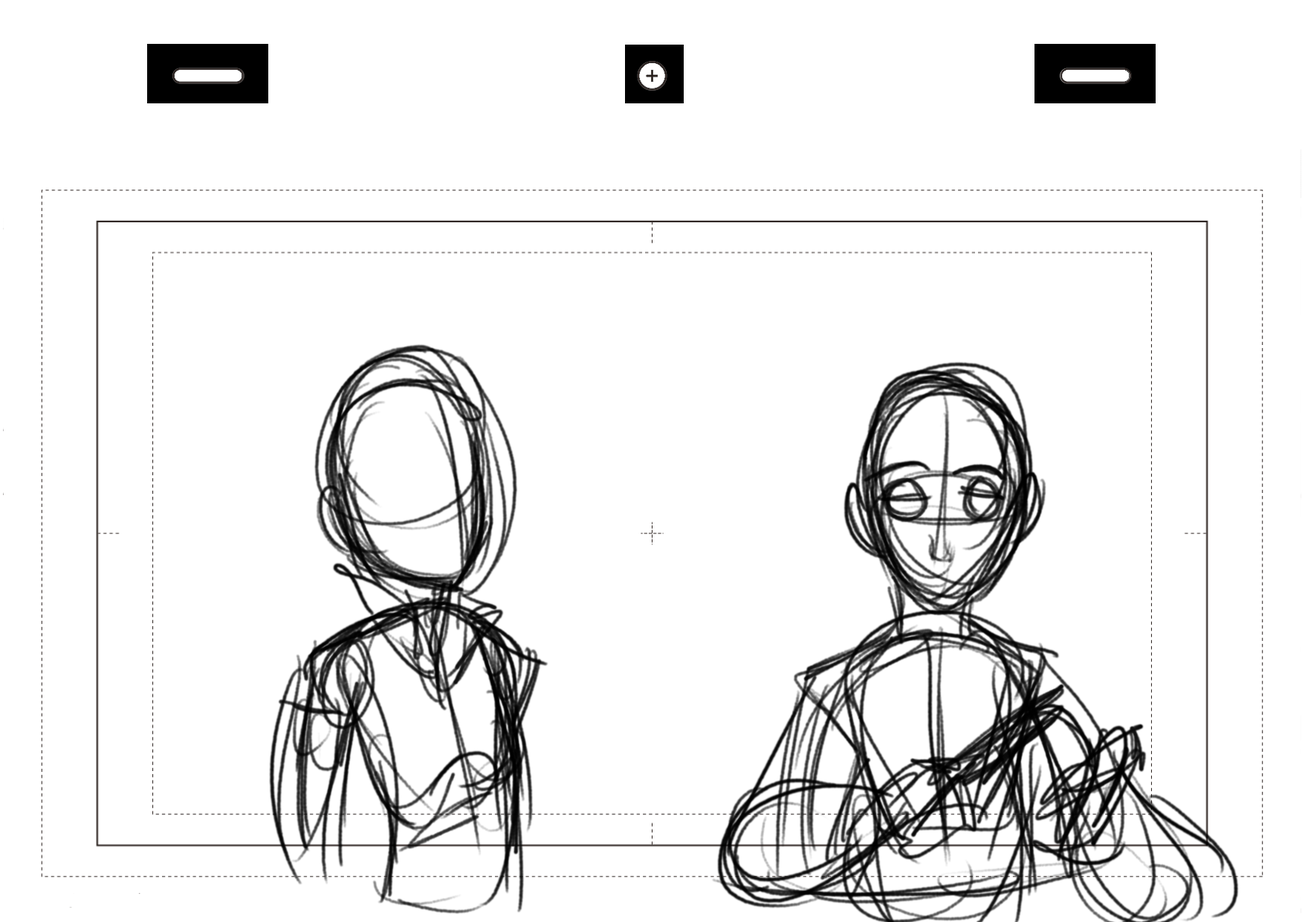
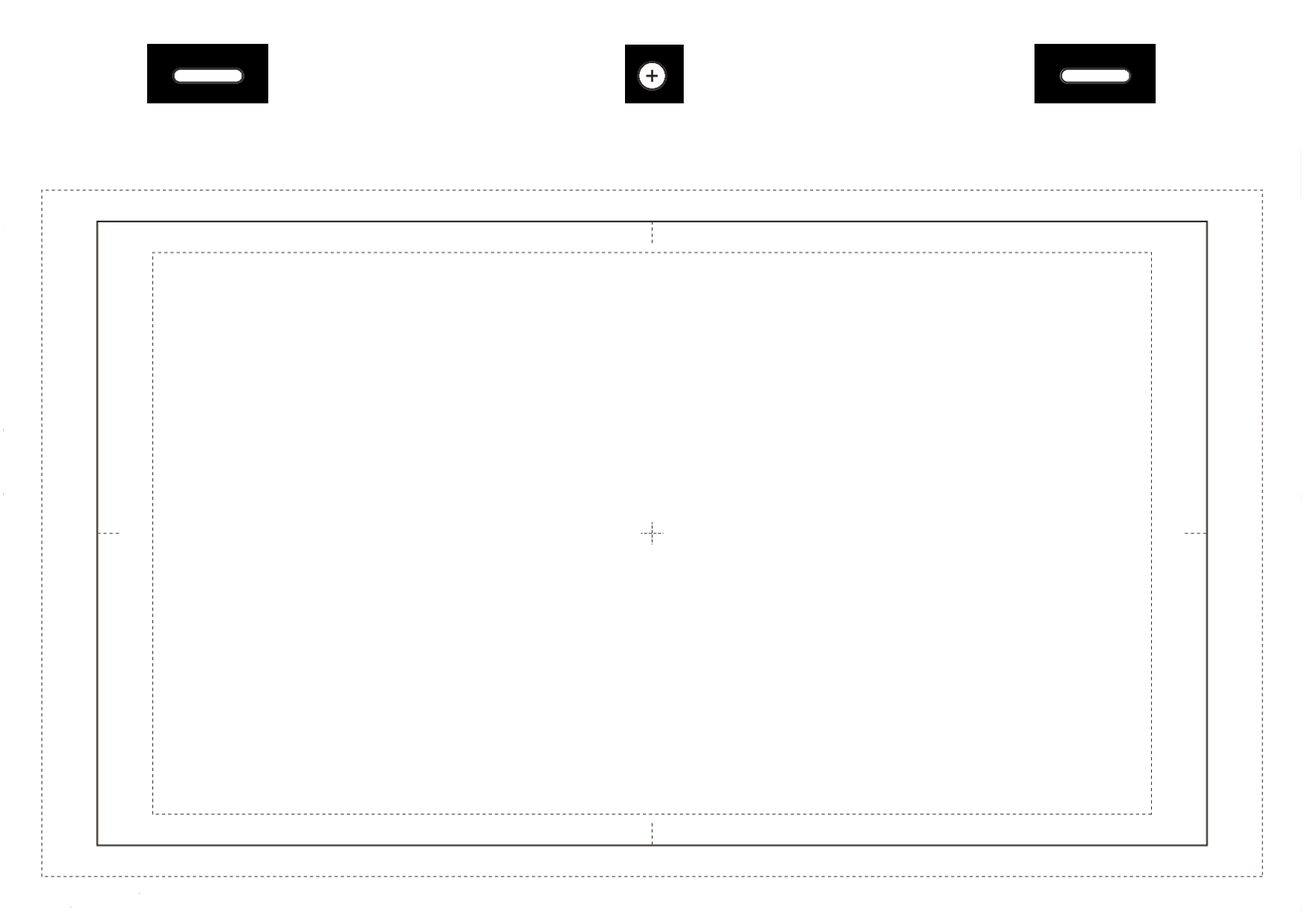
Before/after of a 1305×922 layered artwork. What changed in the layer stack:
painted on "Layer 40" over [268, 343, 1240, 922]
painted on "Anime Tap overlapping" over [268, 343, 1240, 922]
painted on "Scanning Frame" over [268, 343, 1240, 922]
painted on "Main Frame" over [268, 343, 1229, 857]
painted on "Safety Frame" over [268, 343, 1190, 857]
painted on "Center Marks" over [268, 343, 1229, 857]
painted on "Background" over [268, 343, 1240, 922]
